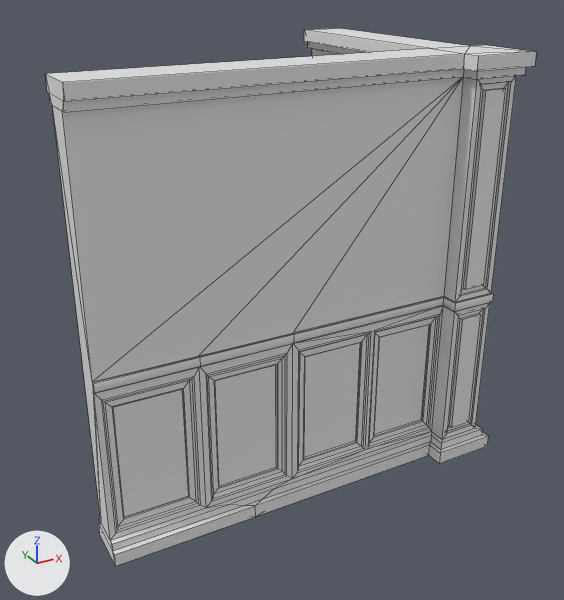
An edit to the FBX model Assets/Models/Hallway/Walls/SM_Sophisticated_Wall_Corner_Column_Right.fbx, drawn before and after from the same camera.
Camera for both pictures: a 50 mm lens placed at (-3.95, -3.8, 3.56), pointed at (-1.4, 0.84, 1.24). Arrows for +X, +Y and +Z are at lower left; the lights stay in place. The first picture is the older version. Mesh edges are drawn as thin lines. Where no turn or scale is listed for an object, it has been applied to the vertices.

Names of what the first picture shows: 'Parede_Detalhada_Quina_Coluna_Direita'.
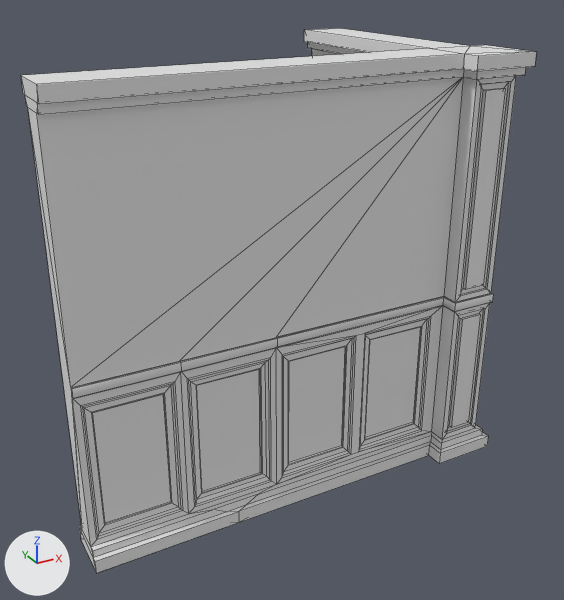
Boxes (x1, y1, x2, y2) around the edits, measured in the pictures (564 x 600 px; the box of a moved part takes in the faces that stretch with it):
'Parede_Detalhada_Quina_Coluna_Direita', reshaped: before (45, 28, 537, 566); after (21, 28, 537, 573)
part 1 of me_cube_252, moved or reshaped: before (45, 67, 457, 566); after (21, 67, 457, 573)
part 2 of me_cube_252, moved or reshaped: before (295, 306, 443, 478); after (280, 306, 443, 483)

The edits, one by one:
me_cube_252 is used by ob_parede_detalhada_quina_coluna_direita; location (0.0, 0.0, 0.0).
me_cube_252 had 437 vertices, 459 faces and spanned x -3.0..0.0, y 0.0..2.13, z 0.0..3.0.
me_cube_252 now has 437 vertices, 459 faces and spans x -3.13..0.0, y 0.0..2.13, z 0.0..3.0.
me_cube_252 part 1: all 124 vertices in x -3.0..-1.04, y 0.12..0.48, z 0.0..3.0 are moved by (-0.12, 0.0, 0.0).
me_cube_252 part 2: all 24 vertices in x -1.02..-0.43, y 0.2..0.23, z 0.19..1.17 are moved by (-0.08, 0.0, 0.0).
